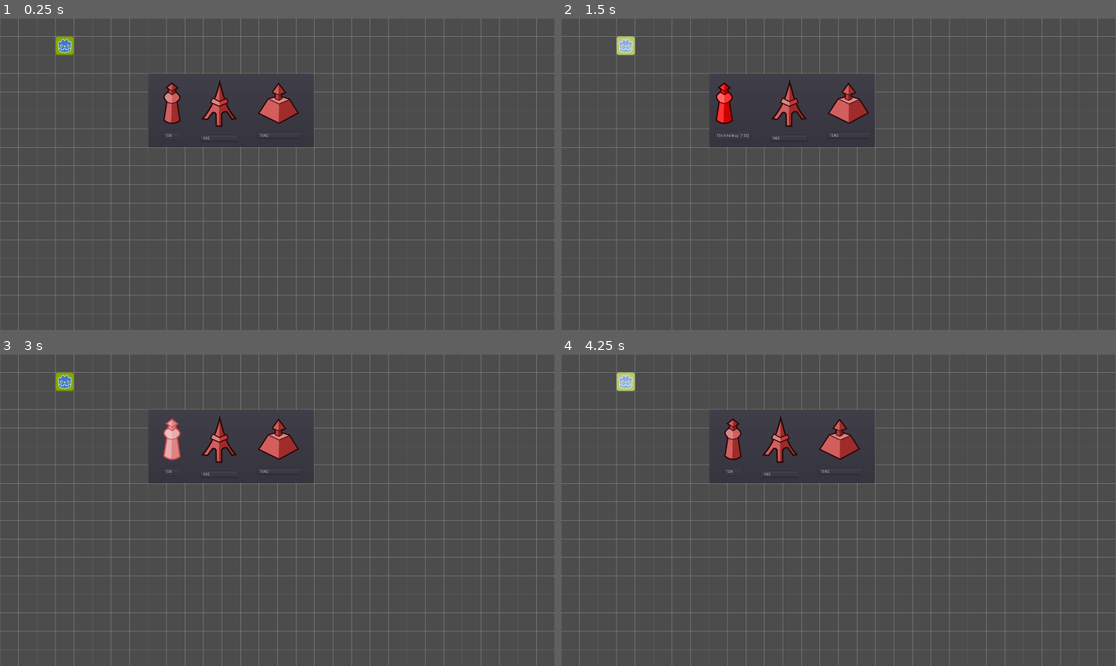
Above: before the commit, frames 1-4 (two rows, left to right).
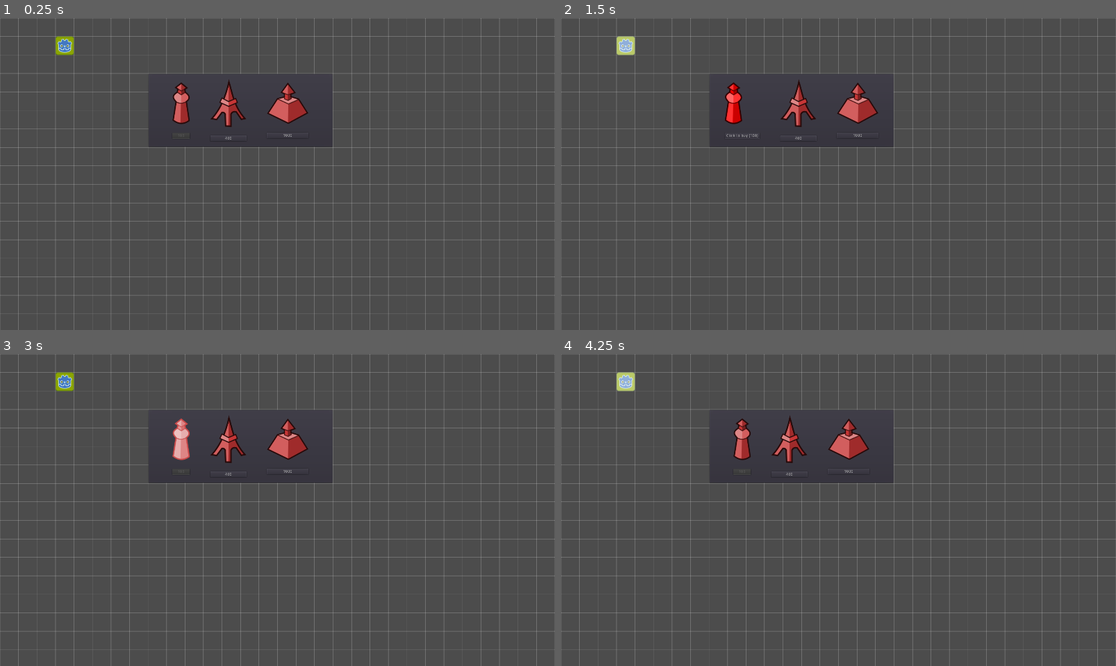
Above: after the commit, the same moments.

Repository: Dodoveloper/pdgt-game
Game: Godot game, scene res://Scenes/TurretSlot.tscn
Same seed, same stepped clock (60 frames per second), same inputs: the game is played once before the commit and once after it. This scene is started directly instead of the project's main scene.
Inputs (mouse positions are in pixels of both pictures, inside the frame that each line leads up to; where the layout moved, square brackets give the same spot in the first picture):
- Up to frame 1 (0.25 s): no input
- Up to frame 2 (1.5 s): click (744, 102) [733, 102] at 0.5 s; click (627, 46) at 1.25 s
- Up to frame 3 (3 s): click (66, 382) at 2 s; click (183, 438) [172, 438] at 2.75 s
- Up to frame 4 (4.25 s): click (627, 382) at 3.5 s

The runs differ from the first frame. In frame 1, 1.7% of the frame differs, in the area x 29-60%, y 17-42%; in frame 2, 1.7%, in the area x 27-60%, y 17-42%; in frame 3, 1.7%; in frame 4, 1.7%.

Commit message:
initialized platform scene

Diff:
--- /dev/null
+++ b/Scenes/Platform.tscn
@@ -0,0 +1,38 @@
+[gd_scene load_steps=4 format=2]
+
+[ext_resource path="res://Scripts/Platform.gd" type="Script" id=1]
+[ext_resource path="res://Assets/Art/pixel_platform.png" type="Texture" id=2]
+
+[sub_resource type="RectangleShape2D" id=1]
+
+custom_solver_bias = 0.0
+extents = Vector2( 221.876, 226.609 )
+
+[node name="Platform" type="Area2D" index="0"]
+
+position = Vector2( 372.051, 267.241 )
+input_pickable = true
+gravity_vec = Vector2( 0, 1 )
+gravity = 98.0
+linear_damp = 0.1
+angular_damp = 1.0
+collision_mask = 18
+audio_bus_override = false
+audio_bus_name = "Master"
+script = ExtResource( 1 )
+_sections_unfolded = [ "Collision" ]
+__meta__ = {
+"_edit_group_": true
+}
+
+[node name="Sprite" type="Sprite" parent="." index="0"]
+
+scale = Vector2( 0.4, 0.4 )
+texture = ExtResource( 2 )
+_sections_unfolded = [ "Transform" ]
+
+[node name="CollisionShape2D" type="CollisionShape2D" parent="." index="1"]
+
+visible = false
+position = Vector2( -9.92749, 6.36752 )
+shape = SubResource( 1 )
--- a/Scenes/TurretSlot.tscn
+++ b/Scenes/TurretSlot.tscn
@@ -53,14 +53,13 @@
 
 [node name="PanelContainer" type="PanelContainer" parent="TurretPopup" index="0"]
 
-editor/display_folded = true
 anchor_left = 0.0
 anchor_top = 0.0
 anchor_right = 0.0
 anchor_bottom = 0.0
 margin_left = 512.0
 margin_top = 192.0
-margin_right = 1088.0
+margin_right = 1152.0
 margin_bottom = 448.0
 rect_pivot_offset = Vector2( 0, 0 )
 rect_clip_content = false
@@ -77,7 +76,7 @@
 anchor_bottom = 0.0
 margin_left = 7.0
 margin_top = 7.0
-margin_right = 569.0
+margin_right = 633.0
 margin_bottom = 249.0
 rect_pivot_offset = Vector2( 0, 0 )
 rect_clip_content = false
@@ -94,8 +93,8 @@
 anchor_top = 0.0
 anchor_right = 0.0
 anchor_bottom = 0.0
-margin_left = 45.0
-margin_right = 106.0
+margin_left = 77.0
+margin_right = 138.0
 margin_bottom = 242.0
 rect_pivot_offset = Vector2( 0, 0 )
 rect_clip_content = false
@@ -143,18 +142,19 @@
 margin_bottom = 219.0
 rect_pivot_offset = Vector2( 0, 0 )
 rect_clip_content = false
+focus_mode = 2
 mouse_filter = 2
 mouse_default_cursor_shape = 0
 size_flags_horizontal = 1
 size_flags_vertical = 4
+disabled = true
 toggle_mode = false
 enabled_focus_mode = 2
 shortcut = null
 group = null
 text = "100"
 flat = false
-align = 0
-_sections_unfolded = [ "custom_fonts" ]
+align = 1
 
 [node name="Medium" type="VBoxContainer" parent="TurretPopup/PanelContainer/Turrets" index="1"]
 
@@ -162,8 +162,8 @@
 anchor_top = 0.0
 anchor_right = 0.0
 anchor_bottom = 0.0
-margin_left = 176.0
-margin_right = 302.0
+margin_left = 208.0
+margin_right = 334.0
 margin_bottom = 242.0
 rect_pivot_offset = Vector2( 0, 0 )
 rect_clip_content = false
@@ -211,6 +211,7 @@
 margin_bottom = 228.0
 rect_pivot_offset = Vector2( 0, 0 )
 rect_clip_content = false
+focus_mode = 2
 mouse_filter = 2
 mouse_default_cursor_shape = 0
 size_flags_horizontal = 1
@@ -221,7 +222,7 @@
 group = null
 text = "400"
 flat = false
-align = 0
+align = 1
 _sections_unfolded = [ "custom_fonts" ]
 
 [node name="Big" type="VBoxContainer" parent="TurretPopup/PanelContainer/Turrets" index="2"]
@@ -230,8 +231,8 @@
 anchor_top = 0.0
 anchor_right = 0.0
 anchor_bottom = 0.0
-margin_left = 372.0
-margin_right = 516.0
+margin_left = 404.0
+margin_right = 548.0
 margin_bottom = 242.0
 rect_pivot_offset = Vector2( 0, 0 )
 rect_clip_content = false
@@ -278,6 +279,7 @@
 margin_bottom = 218.0
 rect_pivot_offset = Vector2( 0, 0 )
 rect_clip_content = false
+focus_mode = 2
 mouse_filter = 2
 mouse_default_cursor_shape = 0
 size_flags_horizontal = 1
@@ -288,11 +290,13 @@
 group = null
 text = "1000"
 flat = false
-align = 0
+align = 1
 _sections_unfolded = [ "custom_fonts" ]
 
 [connection signal="pressed" from="TurretPopup/PanelContainer/Turrets/Small/Type" to="TurretPopup" method="_on_small_pressed"]
 
+[connection signal="pressed" from="TurretPopup/PanelContainer/Turrets/Small/Price" to="TurretPopup" method="_on_small_Price_pressed"]
+
 [connection signal="pressed" from="TurretPopup/PanelContainer/Turrets/Medium/Type" to="TurretPopup" method="_on_medium_pressed"]
 
 [connection signal="pressed" from="TurretPopup/PanelContainer/Turrets/Big/Type" to="TurretPopup" method="_on_big_pressed"]
--- /dev/null
+++ b/Scripts/Platform.gd
@@ -0,0 +1,21 @@
+extends Area2D
+
+var id # platform's name
+var life
+var producting_pits
+var inactive_pits
+var size
+var location = Vector2()
+# info stuff
+var info_dict = {
+	"name" : "",
+	"year" : "",
+	"type" : "",
+	"minerale" : "",
+	"owner" : "",
+	"unmig_section" : "",
+	"harbormaster" : "",
+	"distance" : "",
+	"altitude" : "",
+	"depth" : ""
+}
--- a/Scripts/TurretPopup.gd
+++ b/Scripts/TurretPopup.gd
@@ -7,10 +7,9 @@
 var medium_price = "400"
 var big_price = "1000"
 
-func _ready():
-	pass
-
 func _on_small_pressed():
+	# enable the price button
+	small.get_node("Price").disabled = false
 	# display the buy button if pressed
 	if small.get_node("Type").pressed:
 		small.get_node("Price").text = "Click to buy (%s)" %small_price
@@ -24,6 +23,7 @@
 	# reset the message if unpressed
 	if not small.get_node("Type").pressed:
 		small.get_node("Price").text = small_price
+		small.get_node("Price").disabled = true
 
 func _on_medium_pressed():
 	# display the buy button if pressed
@@ -52,3 +52,6 @@
 	# clear the message
 	if not big.get_node("Type").pressed:
 		big.get_node("Price").text = big_price
+
+func _on_small_Price_pressed():
+	print("pressed")
